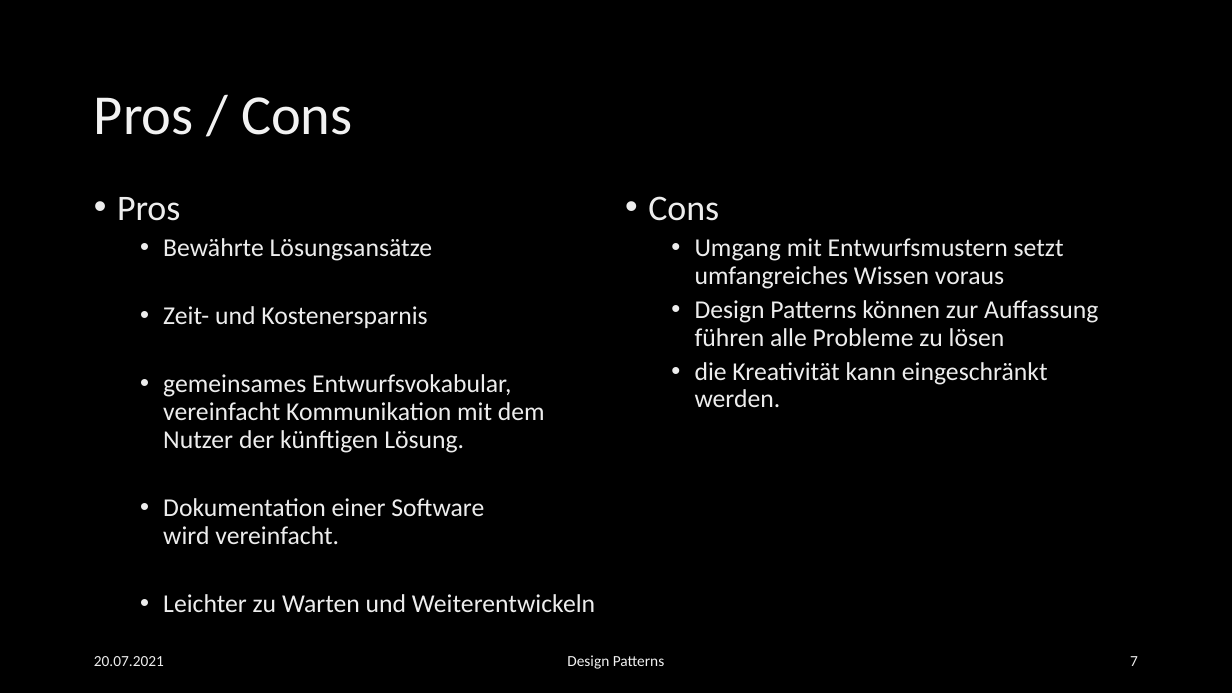
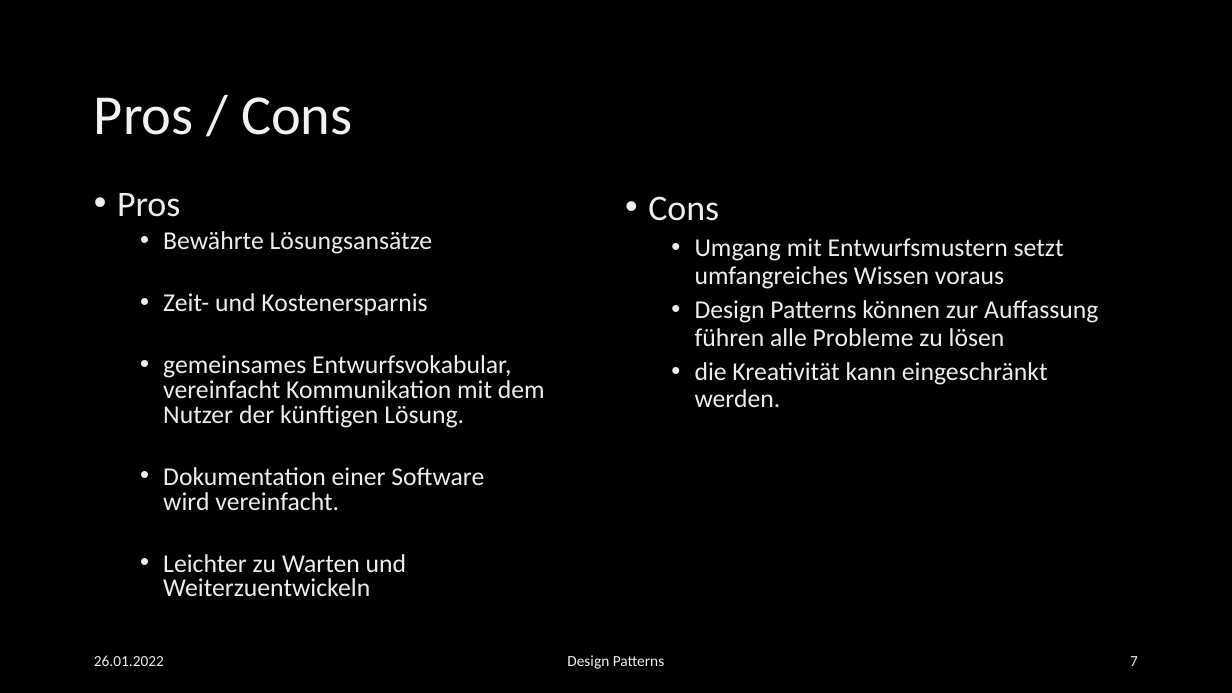
Before and after one commit to EsstBananeImEi/python_kurs, a slide deck: slide 7 of Materialien/Powerpoint/Einfuehrung in Design Patterns.pptx. Drawn at 1232x693 pixels with LibreOffice and Linux fonts; fonts in the diff are those of the drawing; background and template pictures are left out. Boxes give left, top, right and bottom in pixels: in the first picture for what was removed or moved away, otherwise in the second. Text is boxed around its words. In the diff, an @@ line names an element or a change of style, - is before the commit and + after.

```diff
--- a/Materialien/Powerpoint/Einfuehrung in Design Patterns.pptx
+++ b/Materialien/Powerpoint/Einfuehrung in Design Patterns.pptx
@@ text at (117, 193, 545, 510): line spacing 0.9 to 0.8 @@
@@ text at (163, 554, 406, 596): text changed @@
-  • Leichter zu Warten und Weiterentwickeln
+  • Leichter zu Warten und Weiterzuentwickeln
@@ text at (94, 655, 164, 666): text changed @@
-20.07.2021
+26.01.2022
```
Also in this commit, not shown: 7 other slides changed, 23 other files.
